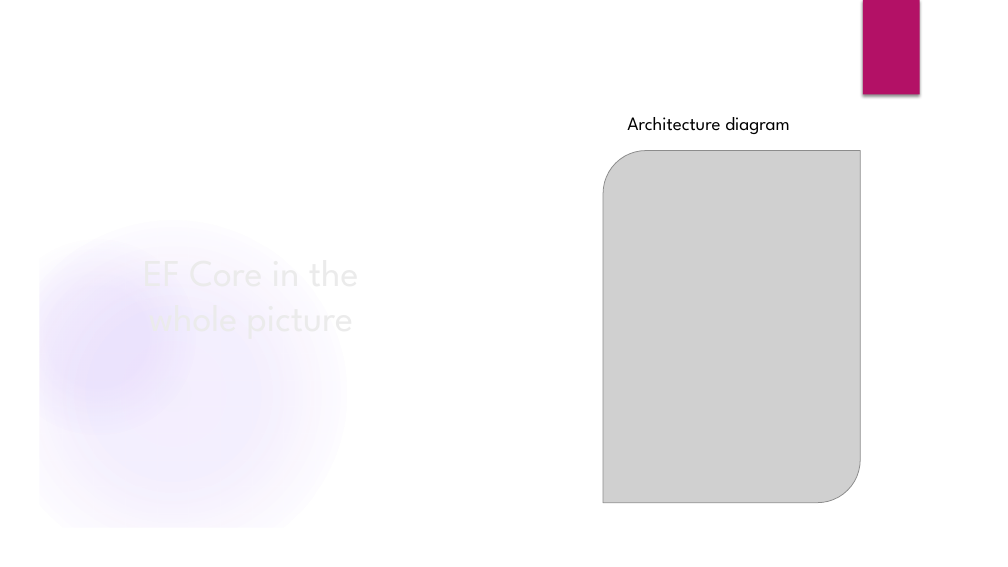
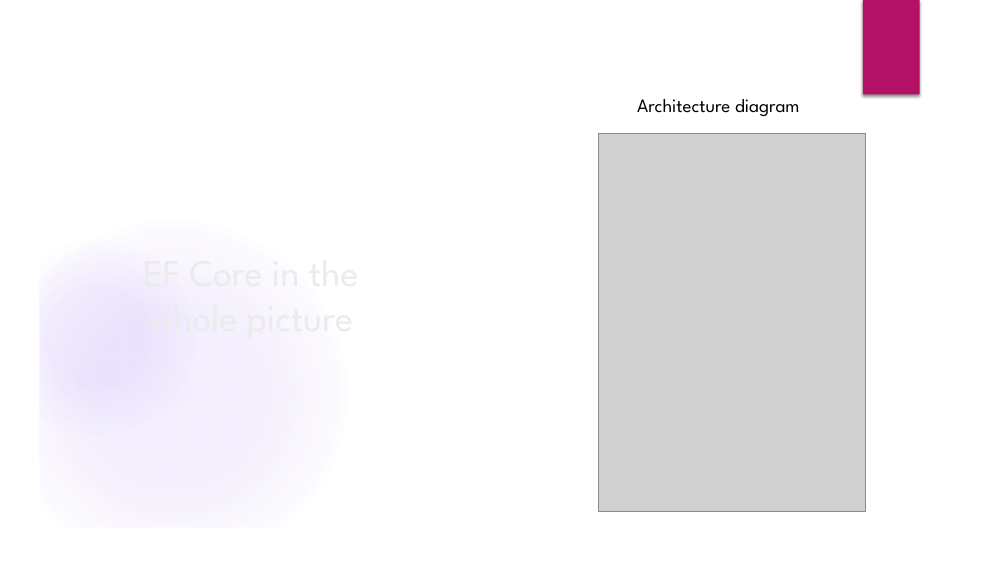
Before and after one commit to velizar92/TSK_Presentations, a slide deck: slide 18 of Databases_and_EntityFrameworkCore.pptx (slide 17 before the commit). Drawn at 1008x567 pixels with LibreOffice and Linux fonts; fonts in the diff are those of the drawing; grey boxes stand for pictures; background and template pictures are left out. Boxes give left, top, right and bottom in pixels: in the first picture for what was removed or moved away, otherwise in the second. Text is boxed around its words. In the diff, an @@ line names an element or a change of style, - is before the commit and + after.

```diff
--- a/Databases_and_EntityFrameworkCore.pptx
+++ b/Databases_and_EntityFrameworkCore.pptx
@@ text "Architecture diagram": place and size @@
-text "Architecture diagram" at [627, 117, 790, 134]
+text "Architecture diagram" at [637, 99, 800, 116]
@@ picture: place and size @@
-picture at [603, 150, 861, 503]
+picture at [598, 133, 865, 511]
```
Also in this commit, not shown: 2 other slides changed, 2 slides added, 1 slide removed.
